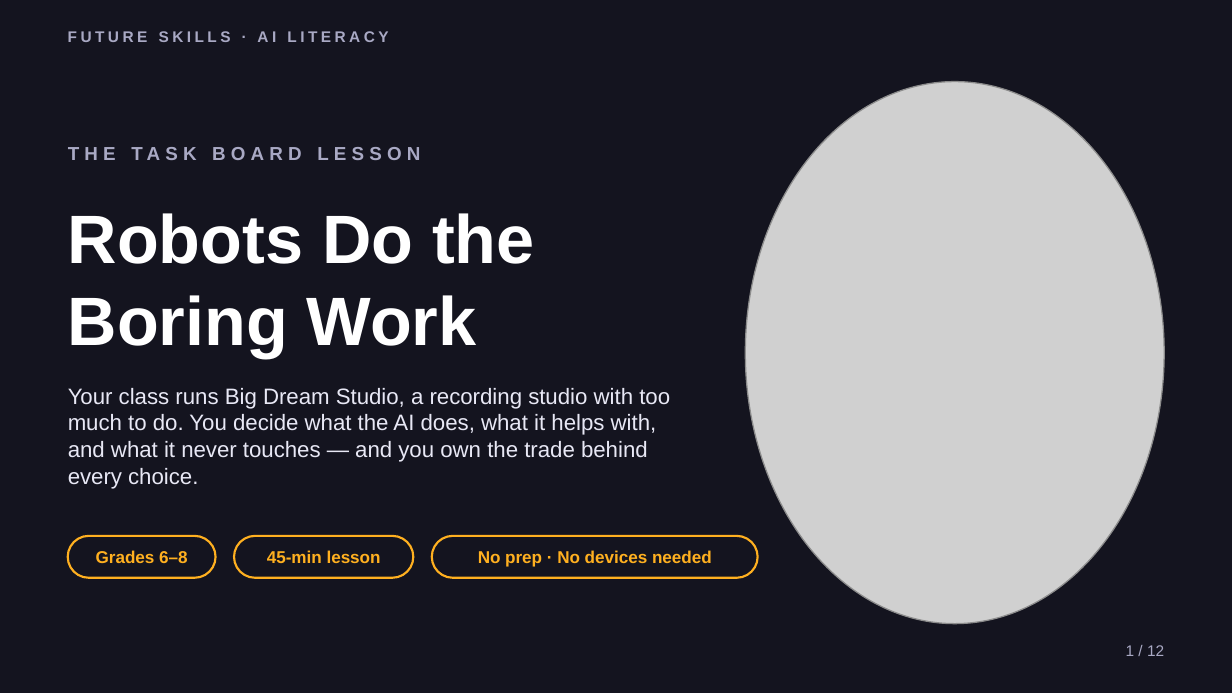
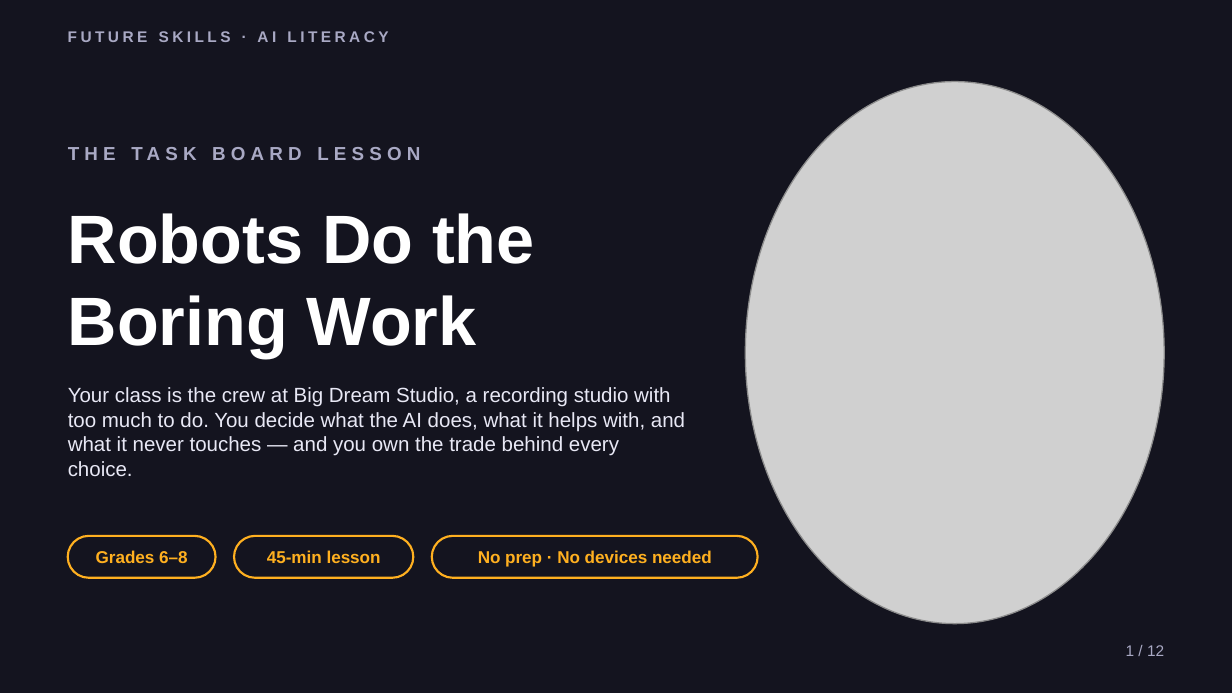
Before and after one commit to phiunit/tptphi, a slide deck: slide 1 of products/ai-boring-work/dist/Robots Do the Boring Work - Slides.pptx. Drawn at 1232x693 pixels with LibreOffice and Linux fonts; fonts in the diff are those of the drawing; grey boxes stand for pictures. Boxes give left, top, right and bottom in pixels: in the first picture for what was removed or moved away, otherwise in the second. Text is boxed around its words. In the diff, an @@ line names an element or a change of style, - is before the commit and + after.

```diff
--- a/products/ai-boring-work/dist/Robots Do the Boring Work - Slides.pptx
+++ b/products/ai-boring-work/dist/Robots Do the Boring Work - Slides.pptx
@@ text at (x1=68, y1=387, x2=685, y2=476): text changed; size 13 to 12 pt @@
-Your class runs Big Dream Studio, a recording studio with too much to do. You decide what the AI does, what it helps with, and what it never touches — and you own the trade behind every choice.
+Your class is the crew at Big Dream Studio, a recording studio with too much to do. You decide what the AI does, what it helps with, and what it never touches — and you own the trade behind every choice.
```
Also in this commit, not shown: 3 other slides changed, 54 other files.
